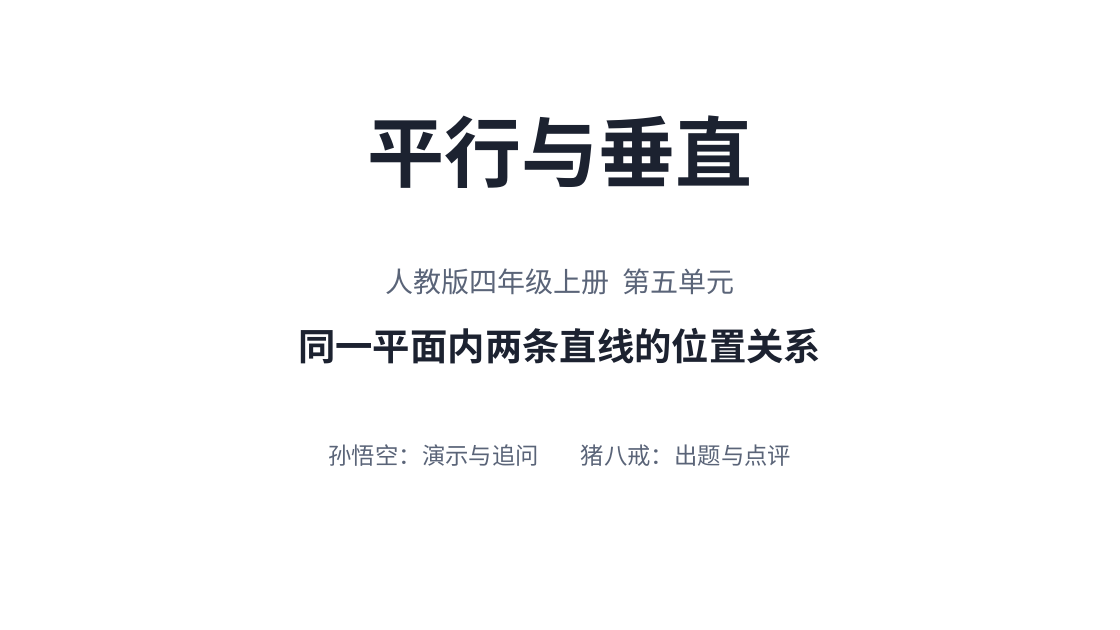
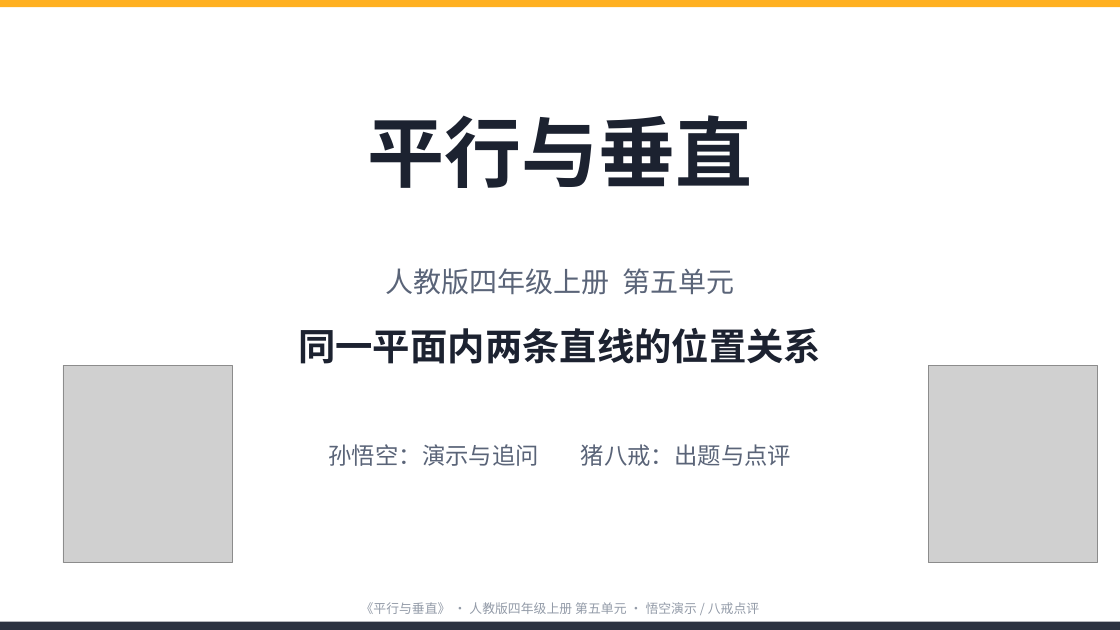
Before and after one commit to YUHAO222/parallel-perpendicular-classroom, a slide deck: slide 1 of site/平行与垂直_课堂课件.pptx. Drawn at 1120x630 pixels with LibreOffice and Linux fonts; fonts in the diff are those of the drawing; grey boxes stand for pictures. Boxes give left, top, right and bottom in pixels: in the first picture for what was removed or moved away, otherwise in the second. Text is boxed around its words. In the diff, an @@ line names an element or a change of style, - is before the commit and + after.

Commit message:
课件加悟空/八戒徽章等周边装饰元素

```diff
--- a/site/平行与垂直_课堂课件.pptx
+++ b/site/平行与垂直_课堂课件.pptx
@@ rectangle added at (0, 0, 1120, 8), fill #FFB020 @@
@@ picture added at (63, 365, 232, 563) @@
@@ picture added at (928, 365, 1097, 563) @@
@@ rectangle added at (0, 622, 1120, 630), fill #2B3240 @@
@@ text added at (361, 602, 759, 614), 11 pt, text #939BA8 @@
+《平行与垂直》 · 人教版四年级上册 第五单元 · 悟空演示 / 八戒点评
```
Also in this commit, not shown: 4 other slides changed, 10 slides added, 10 slides removed.
